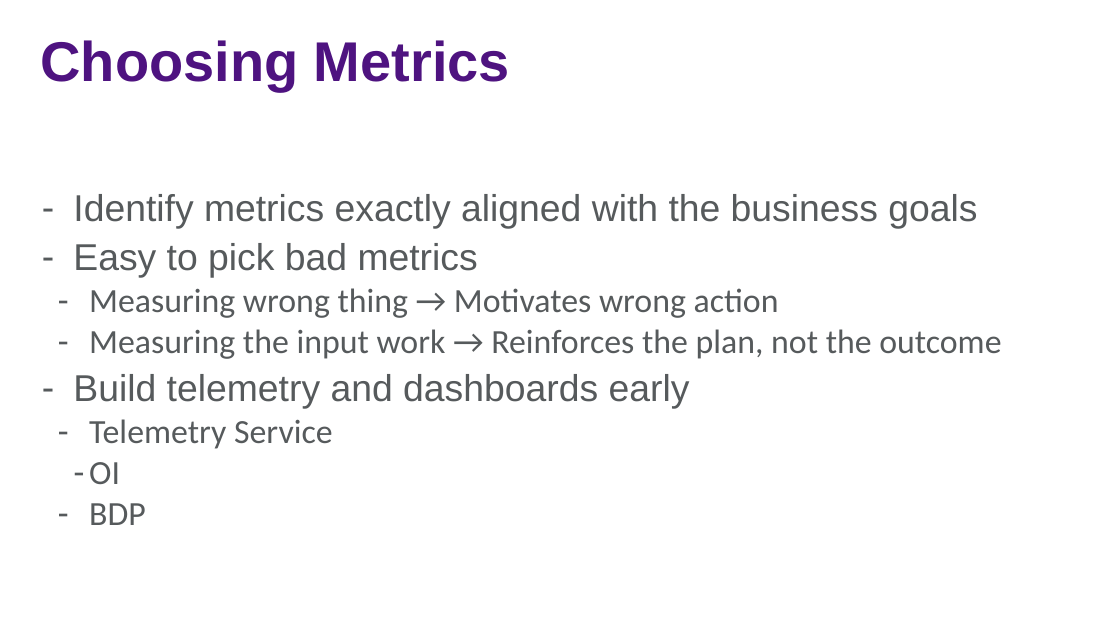
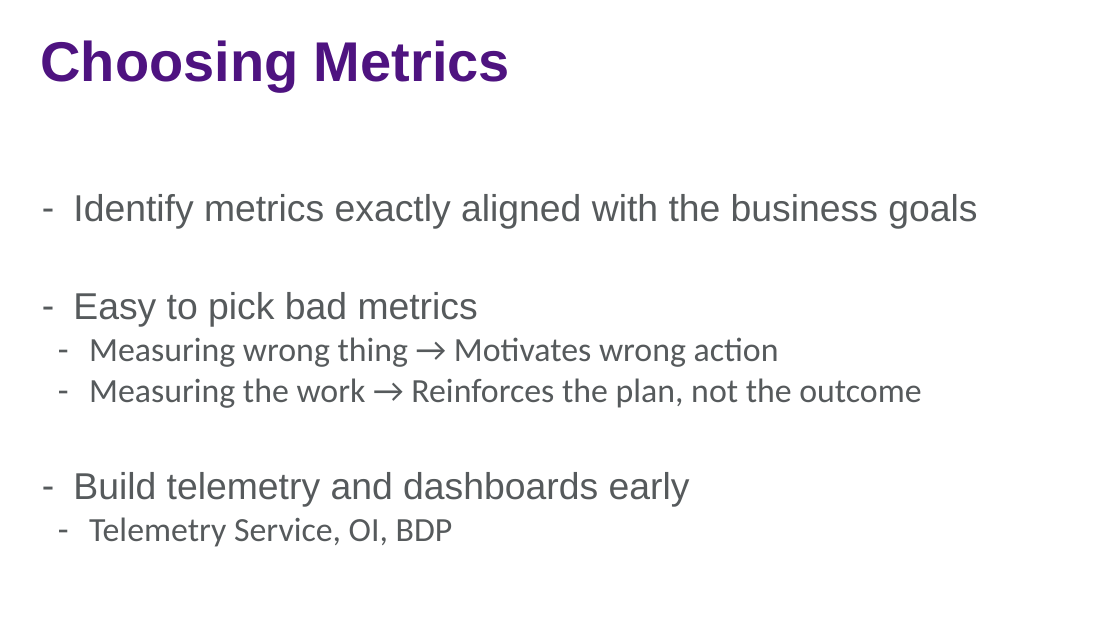
Before and after one commit to jasonjwood/presentations, a slide deck: slide 12 of InFusion2016 - Getting It Done - Jason Wood.pptx. Drawn at 1120x630 pixels with LibreOffice and Linux fonts; fonts in the diff are those of the drawing; background and template pictures are left out. Boxes give left, top, right and bottom in pixels: in the first picture for what was removed or moved away, otherwise in the second. Text is boxed around its words. In the diff, an @@ line names an element or a change of style, - is before the commit and + after.

```diff
--- a/InFusion2016 - Getting It Done - Jason Wood.pptx
+++ b/InFusion2016 - Getting It Done - Jason Wood.pptx
@@ text at (89,378,921,408): text changed @@
-  – Measuring the input work → Reinforces the plan, not the outcome
+  – Measuring the work → Reinforces the plan, not the outcome
@@ text at (89,517,453,547): text changed @@
-  – Telemetry Service
-  – OI
-  – BDP
+  – Telemetry Service, OI, BDP
```
Also in this commit, not shown: 9 other slides changed, 2 slides added.
